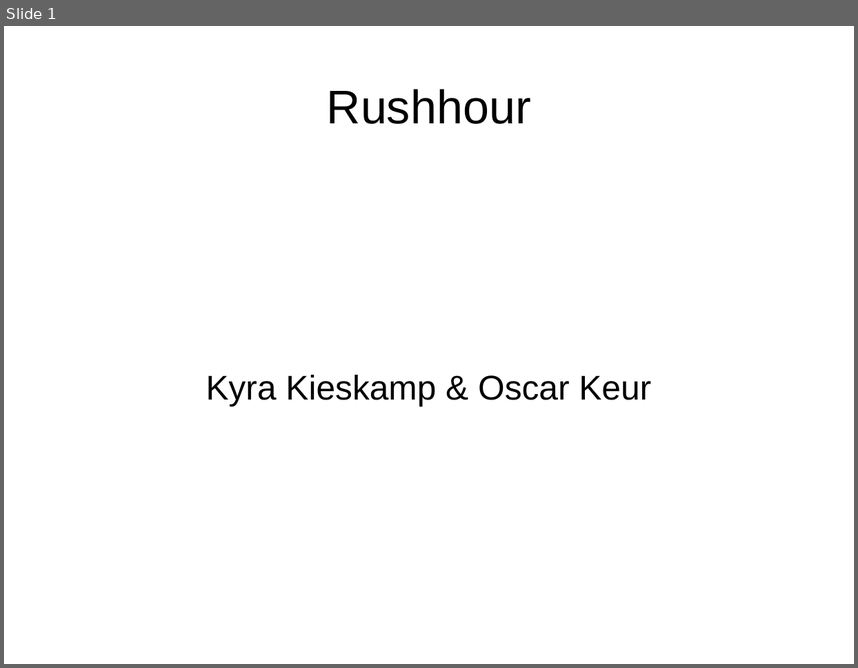
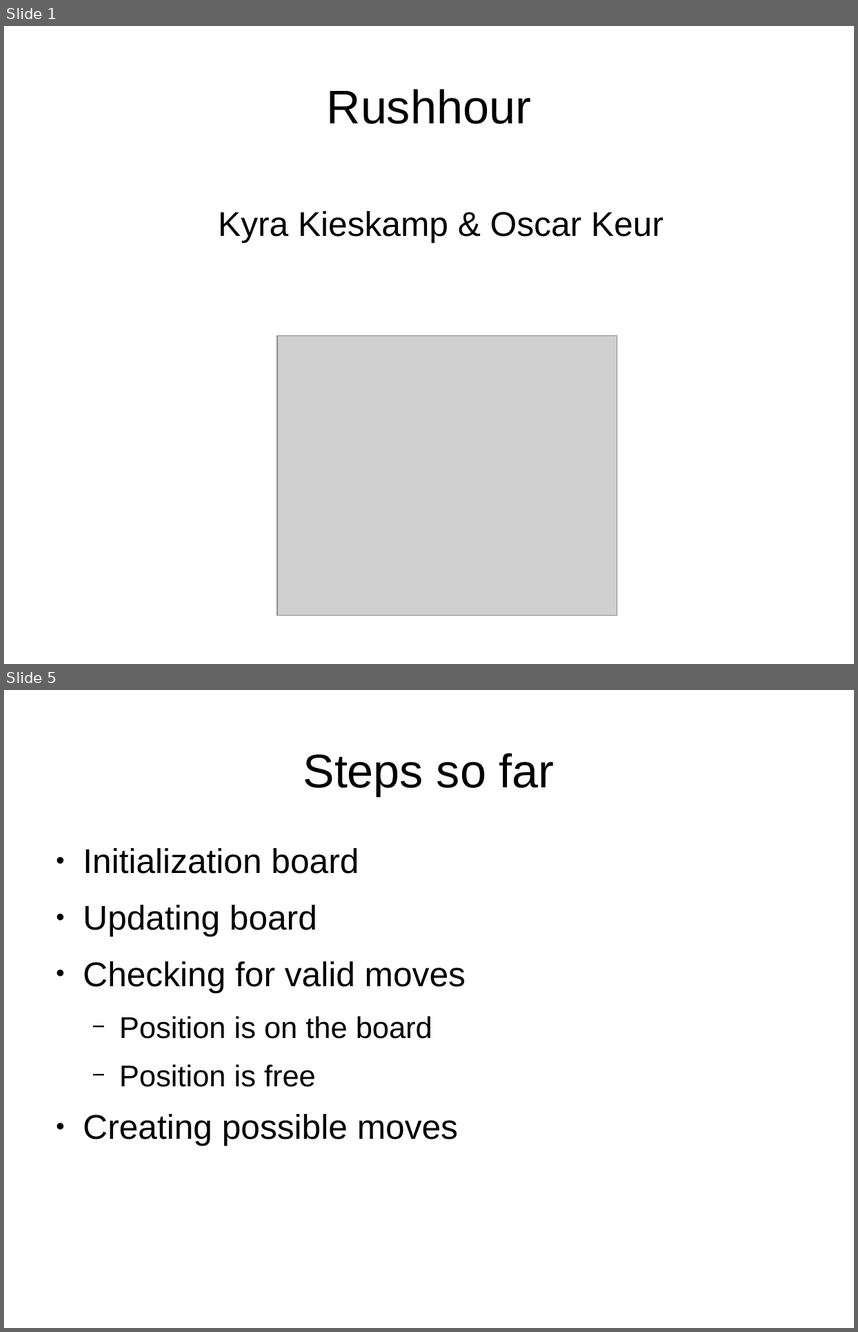
Before and after one commit to oekeur/MinProg_Heuristieken, a slide deck: Presentation rushhour week 4.odp. Shown one above the other, each under a label of ours: slide 1 before the commit, slides 1 and 5 after it; the slides between them are not shown. The pictures are 858x668 and 858x1332 pixels, drawn with LibreOffice and Linux fonts; fonts in the diff are those of the drawing; grey boxes stand for pictures. Boxes give left, top, right and bottom in pixels: in the first picture for what was removed or moved away, otherwise in the second. Text is boxed around its words. In the diff, an @@ line names an element or a change of style, - is before the commit and + after.

```diff
--- a/Presentation rushhour week 4.odp
+++ b/Presentation rushhour week 4.odp
@@ slide 5 added at bbox=[4, 690, 854, 1328], background #FFFFFF @@
@@ title added at bbox=[303, 753, 555, 796], 44 pt, text #000000 @@
+Steps so far
@@ text added at bbox=[83, 848, 466, 1145], 32 pt, text #000000 @@
+● Initialization board
+● Updating board
+● Checking for valid moves
+  − Position is on the board
+  − Position is free
+● Creating possible moves
@@ slide 1 changed as well @@
@@ subtitle "Kyra Kieskamp & Oscar Keur": place and size @@
-subtitle "Kyra Kieskamp & Oscar Keur" at bbox=[206, 374, 651, 405]
+subtitle "Kyra Kieskamp & Oscar Keur" at bbox=[218, 211, 664, 243]
@@ picture added at bbox=[277, 336, 617, 615] @@
```
Also in this commit, not shown: 6 other slides added, 5 slides removed.
